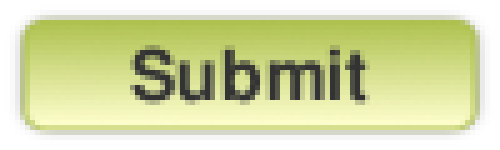
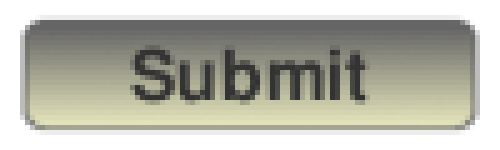
Two versions of the same layered image (w=500, h=150). Layer-by-layer changes:
hid "buttongradientgreen" over [25,20,475,130]
hid "buttonbordergreen" over [20,15,480,135]
showed "buttongradientgray" over [25,20,475,130]
showed "buttonbordergray" over [20,15,480,135]
hid "buttonshadow" over [10,10,490,140]
